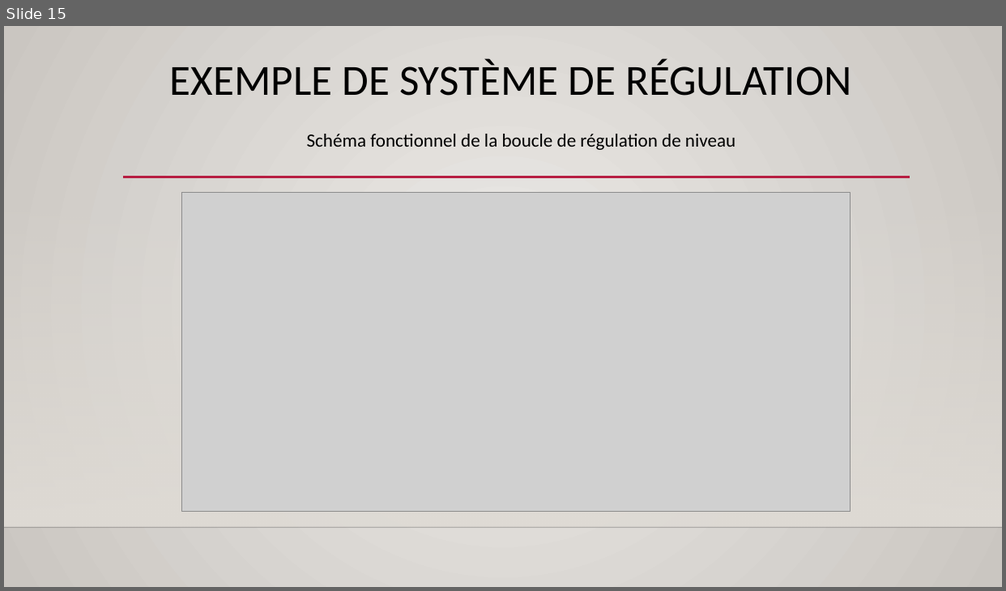
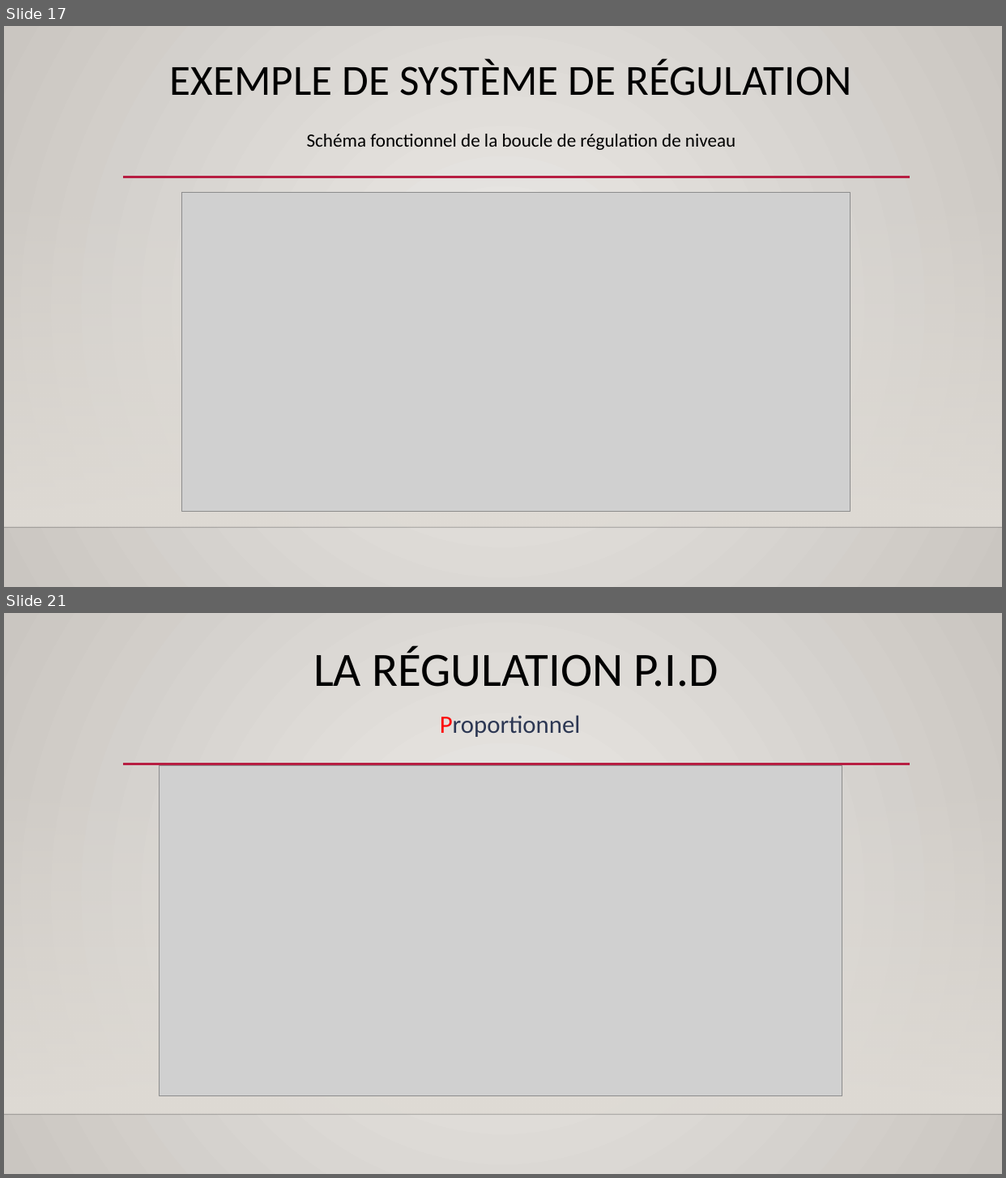
Before and after one commit to Aboudara/Document, a slide deck: Formation regulation.pptx. Shown one above the other, each under a label of ours: slide 15 before the commit, slides 17 and 21 after it; the slides between them are not shown. The pictures are 1006x591 and 1006x1178 pixels, drawn with LibreOffice and Linux fonts; fonts in the diff are those of the drawing; grey boxes stand for pictures; background and template pictures are left out. Boxes give left, top, right and bottom in pixels: in the first picture for what was removed or moved away, otherwise in the second. Text is boxed around its words. In the diff, an @@ line names an element or a change of style, - is before the commit and + after.

```diff
--- a/Formation regulation.pptx
+++ b/Formation regulation.pptx
@@ slide 21 added at (x1=4, y1=613, x2=1002, y2=1174), background gradient #ECEAE7 to #CAC7C1; not listed: 3 template elements that a slide beside it also shows @@
@@ title added at (x1=313, y1=646, x2=718, y2=687), 46 pt, text #000000 @@
+LA RÉGULATION P.I.D
@@ text added at (x1=440, y1=715, x2=581, y2=737), 24 pt, text #2C3753 @@
+Proportionnel
@@ picture added at (x1=159, y1=766, x2=842, y2=1097) @@
@@ what was slide 15 is now slide 17 @@
```
Also in this commit, not shown: 1 slide changed, 23 other slides added, 1 other file.
